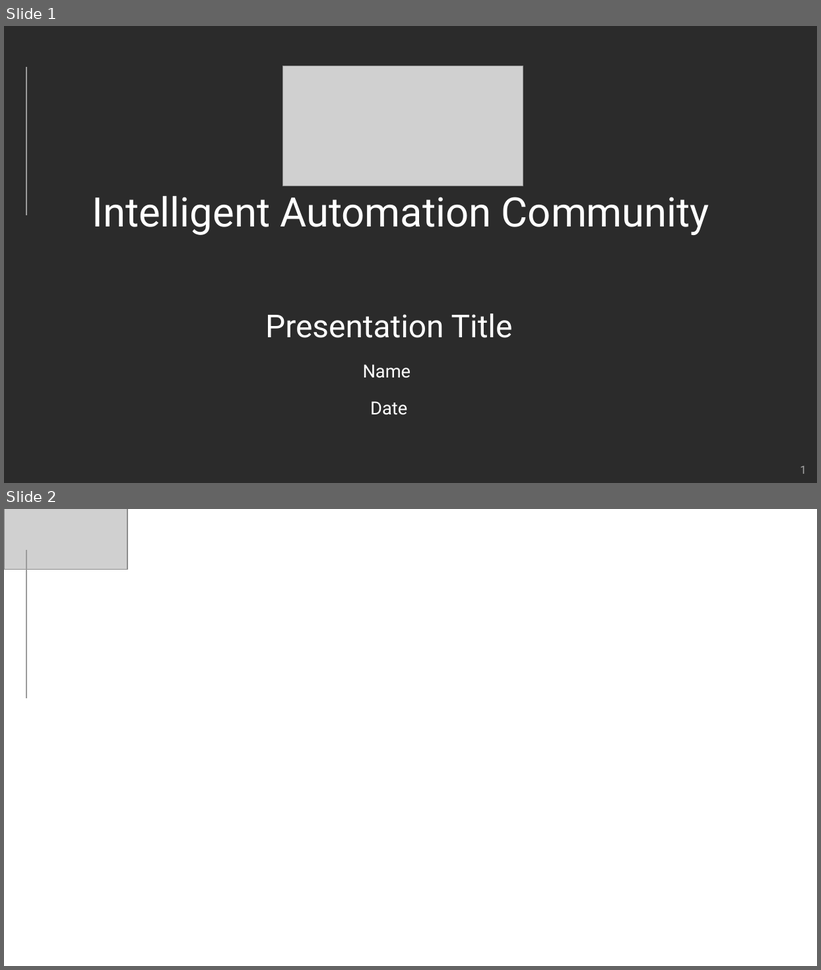
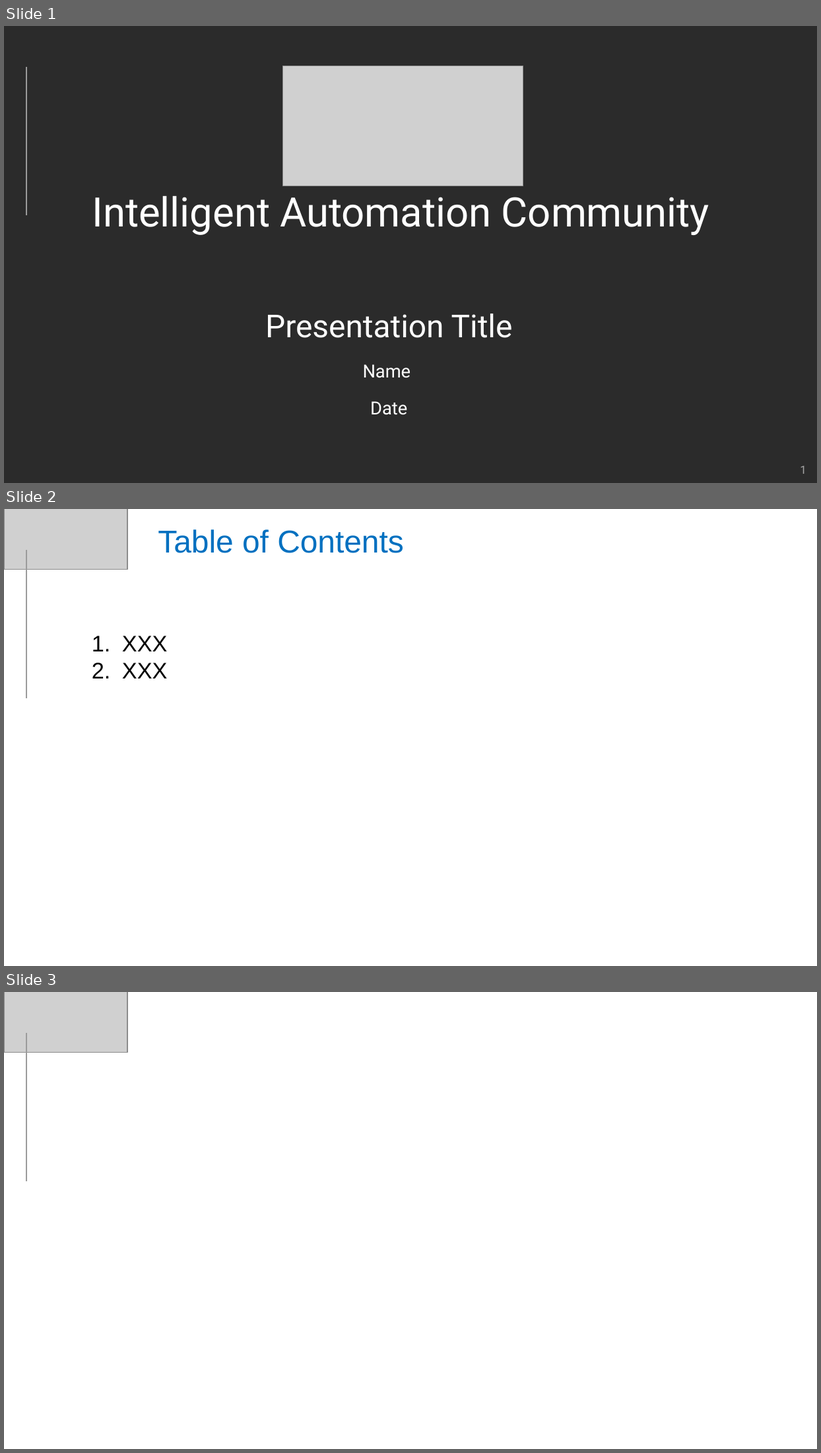
Before and after one commit to vik2595/Codeathon, a slide deck: Agenda_Templates/Testoper_Presentation_Template.pptx. Shown one above the other, each under a label of ours: slides 1 and 2 before the commit, slides 1, 2 and 3 after it. The pictures are 821x970 and 821x1453 pixels, drawn with LibreOffice and Linux fonts; fonts in the diff are those of the drawing; grey boxes stand for pictures; background and template pictures are left out; a plain dark background stands for a picture behind light text. Boxes give left, top, right and bottom in pixels: in the first picture for what was removed or moved away, otherwise in the second. Text is boxed around its words. In the diff, an @@ line names an element or a change of style, - is before the commit and + after.

```diff
--- a/Agenda_Templates/Testoper_Presentation_Template.pptx
+++ b/Agenda_Templates/Testoper_Presentation_Template.pptx
@@ slide 2 added at (x1=4, y1=509, x2=817, y2=966), background #FFFFFF @@
@@ picture added at (x1=4, y1=509, x2=127, y2=570) @@
@@ title added at (x1=158, y1=529, x2=404, y2=553), 28 pt, text #0070C0 @@
+Table of Contents
@@ line added from (26, 698) to (26, 550), #9B9B9B 1.25 pt @@
@@ text added at (x1=122, y1=636, x2=168, y2=679), 20 pt, text #000000 @@
+1. XXX
+2. XXX
@@ what was slide 2 is now slide 3 @@
```
